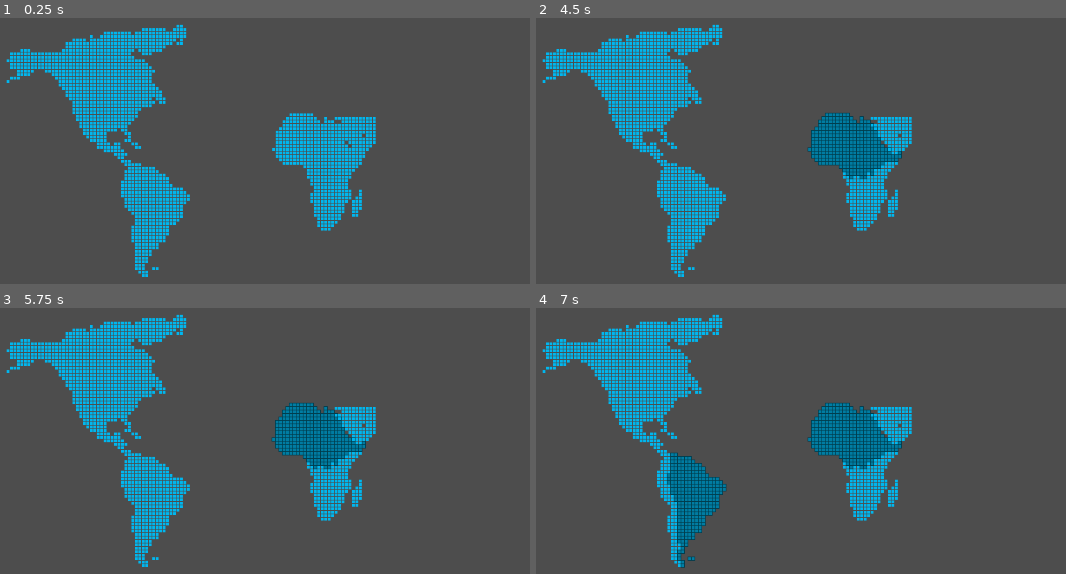
Above: before the commit, frames 1-4 (two rows, left to right).
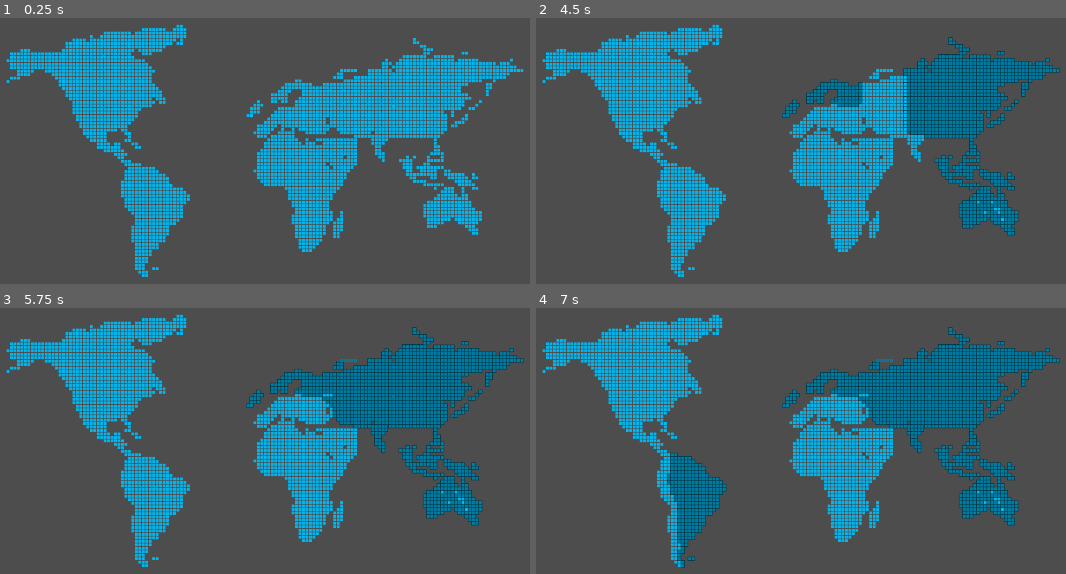
Above: after the commit, the same moments.

Repository: bula393/juegoMundialRTS
Game: Godot game, scene res://scenes/level.tscn
The game is run twice, just before and just after one commit, with the same random seed, the same clock (stepped at 60 frames per second) and the same inputs.
Inputs (mouse positions are in pixels of both pictures, inside the frame that each line leads up to):
- Up to frame 1 (0.25 s): no input
- Up to frame 2 (4.5 s): click (811, 121) at 0.52 s; click (848, 119) at 1.27 s; click (816, 92) at 2.02 s; click (986, 217) at 2.77 s; click (986, 169) at 3.52 s; click (981, 89) at 4.27 s
- Up to frame 3 (5.75 s): click (355, 406) at 5.02 s
- Up to frame 4 (7 s): click (695, 531) at 5.75 s; click (695, 480) at 6.5 s

The runs differ from the first frame. In frame 1, 15% of the frame differs, in the area x 46-99%, y 7-88%; in frame 2, 18%; in frame 3, 18%; in frame 4, 18%.

Commit message:
assets basicos paises terminados y agragados

Diff:
--- a/rts-mundial/scenes/level.tscn
+++ b/rts-mundial/scenes/level.tscn
@@ -2,11 +2,8 @@
 
 [ext_resource type="PackedScene" uid="uid://b0fnpw5ioofgn" path="res://scenes/pais.tscn" id="1_w7c3h"]
 [ext_resource type="Texture2D" uid="uid://tfo6h7vn8p6q" path="res://assets/america/chile/chile_default.png" id="2_klq6b"]
-[ext_resource type="Texture2D" uid="uid://d06lbj32tp2v2" path="res://assets/america/argentina/argentina_default.png" id="2_w8frs"]
 [ext_resource type="Texture2D" uid="uid://bke2k1i5s0xdr" path="res://assets/america/chile/chile_pressed.png" id="3_b121j"]
-[ext_resource type="Texture2D" uid="uid://nceudgbvoudj" path="res://assets/america/argentina/argentina_pressed.png" id="3_klq6b"]
 [ext_resource type="Texture2D" uid="uid://byia2wujgk448" path="res://assets/america/chile/chile_hover.png" id="4_8c41q"]
-[ext_resource type="Texture2D" uid="uid://bsont6mvepm5r" path="res://assets/america/argentina/argentina_hover.png" id="4_b121j"]
 [ext_resource type="Texture2D" uid="uid://dc5mlu1p4sdbg" path="res://assets/america/brasil/brasil_default.png" id="5_olg7q"]
 [ext_resource type="Texture2D" uid="uid://tgvjwuor15pj" path="res://assets/america/brasil/brasil_pressed.png" id="6_t1rx8"]
 [ext_resource type="Texture2D" uid="uid://5tw4oykd4q05" path="res://assets/america/brasil/brasil_hover.png" id="7_8iemx"]
@@ -19,17 +16,39 @@
 [ext_resource type="Texture2D" uid="uid://cf30vxu1vfwv1" path="res://assets/america/canada/canada_default.png" id="17_gunhw"]
 [ext_resource type="Texture2D" uid="uid://dnhjrkgn8unov" path="res://assets/america/canada/canada_pressed.png" id="18_8gofh"]
 [ext_resource type="Texture2D" uid="uid://dumet7fgtjgpu" path="res://assets/america/canada/canada_hover.png" id="19_h6wmr"]
+[ext_resource type="Texture2D" uid="uid://2pfluptdjxv" path="res://assets/europa/francia/francia_default.png" id="20_535f6"]
 [ext_resource type="Texture2D" uid="uid://b28ht6vgqgpm0" path="res://assets/africa/sudafrica/sudafrica_default.png" id="20_kih21"]
 [ext_resource type="Texture2D" uid="uid://bgdbri66hpu0s" path="res://assets/africa/etiopia/etiopia_default.png" id="20_pqd0y"]
 [ext_resource type="Texture2D" uid="uid://cfcjsywqfmej5" path="res://assets/africa/etiopia/etiopia_pressed.png" id="21_5k0ak"]
+[ext_resource type="Texture2D" uid="uid://vygky1sy2rwg" path="res://assets/europa/francia/francia_pressed.png" id="21_50fbu"]
 [ext_resource type="Texture2D" uid="uid://cb7530y4fdeam" path="res://assets/africa/sudafrica/sudafrica_pressed.png" id="21_w3o6u"]
+[ext_resource type="Texture2D" uid="uid://c18k58g7tkdrw" path="res://assets/europa/francia/francia_hover.png" id="22_0fmhk"]
 [ext_resource type="Texture2D" uid="uid://05jo6j8xcige" path="res://assets/africa/sudafrica/sudafrica_hover.png" id="22_2e2fo"]
 [ext_resource type="Texture2D" uid="uid://c8n523oglrjp" path="res://assets/africa/etiopia/etiopia_hover.png" id="22_wu01b"]
+[ext_resource type="Texture2D" uid="uid://r0bdofote2ku" path="res://assets/europa/alemania/alemania_default.png" id="23_iafhg"]
+[ext_resource type="Texture2D" uid="uid://q8rl17wnwjhx" path="res://assets/europa/alemania/alemania_Pressed.png" id="24_cr74b"]
+[ext_resource type="Texture2D" uid="uid://b8kl87haqa8h0" path="res://assets/europa/alemania/alemania_Hover.png" id="25_uhfbm"]
+[ext_resource type="Texture2D" uid="uid://d0cuuhfdwik5g" path="res://assets/oceania/Australia/australia_default.png" id="26_535f6"]
 [ext_resource type="Texture2D" uid="uid://dnxrlaa2udodc" path="res://assets/africa/egipto/egipto_default.png" id="26_gur6y"]
+[ext_resource type="Texture2D" uid="uid://dxt4gb1uwfkq4" path="res://assets/europa/inglaterra/inglaterra_default.png" id="26_lqb7q"]
+[ext_resource type="Texture2D" uid="uid://i6idwolanoq1" path="res://assets/oceania/Australia/australiaSelect.png" id="27_50fbu"]
+[ext_resource type="Texture2D" uid="uid://cippcikcqoc2o" path="res://assets/europa/inglaterra/inglaterra_pressed.png" id="27_ok3ci"]
 [ext_resource type="Texture2D" uid="uid://cdmtayuiy08hu" path="res://assets/africa/egipto/egipto_hover.png" id="27_v3why"]
+[ext_resource type="Texture2D" uid="uid://d0jdb2a6r6s3y" path="res://assets/oceania/Australia/australiaHover.png" id="28_0fmhk"]
 [ext_resource type="Texture2D" uid="uid://dtywowh82ssxh" path="res://assets/africa/sahara/sahara_default.png" id="28_asl66"]
+[ext_resource type="Texture2D" uid="uid://dbvpf3owc8ubp" path="res://assets/europa/inglaterra/inglaterra_hover.png" id="28_hv3ux"]
 [ext_resource type="Texture2D" uid="uid://rafragpclvpr" path="res://assets/africa/sahara/sahara_pressed.png" id="29_2jdvr"]
+[ext_resource type="Texture2D" uid="uid://df1iu8gu5mfdc" path="res://assets/oceania/SanMarino/sanmarino_default.png" id="29_j4eoh"]
+[ext_resource type="Texture2D" uid="uid://b783jue61cmna" path="res://assets/oceania/SanMarino/sanMarinoSelect.png" id="30_bhb1k"]
 [ext_resource type="Texture2D" uid="uid://b1agk6s4e0fha" path="res://assets/africa/sahara/sahara_hover.png" id="30_q4oe8"]
+[ext_resource type="Texture2D" uid="uid://crvtnllsqrxd7" path="res://assets/africa/egipto/egipto_pressed.png" id="30_w3o6u"]
+[ext_resource type="Texture2D" uid="uid://crbge2tjwxaa" path="res://assets/oceania/SanMarino/sanMarinoHover.png" id="31_tcyu4"]
+[ext_resource type="Texture2D" uid="uid://cupiyeen3moj3" path="res://assets/asia/Rusia/Rusia_default.png" id="32_vmndo"]
+[ext_resource type="Texture2D" uid="uid://dqswj0lylwrj6" path="res://assets/asia/Rusia/RusiaPressed.png" id="33_bo6tc"]
+[ext_resource type="Texture2D" uid="uid://de5l24doudy5y" path="res://assets/asia/Rusia/RusiaHover.png" id="34_7iqcu"]
+[ext_resource type="Texture2D" uid="uid://brqp0qbgdpny5" path="res://assets/asia/China/china_default.png" id="35_v4d4p"]
+[ext_resource type="Texture2D" uid="uid://qw2byh37llkd" path="res://assets/asia/China/ChinaPressed.png" id="36_30hdq"]
+[ext_resource type="Texture2D" uid="uid://bccs1r2r72s4m" path="res://assets/asia/China/ChinaHover.png" id="37_3fqns"]
 
 [node name="Level" type="Node2D" unique_id=201191576]
 
@@ -40,9 +59,6 @@
 offset_top = 492.0
 offset_right = 322.0
 offset_bottom = 596.0
-texture_normal = ExtResource("2_w8frs")
-texture_pressed = ExtResource("3_klq6b")
-texture_hover = ExtResource("4_b121j")
 
 [node name="Brasil" parent="Mapa" unique_id=2086044391 instance=ExtResource("1_w7c3h")]
 offset_left = 253.0
@@ -94,42 +110,112 @@
 texture_hover = ExtResource("19_h6wmr")
 pais = 5
 
+[node name="Francia" parent="Mapa" unique_id=371455445 instance=ExtResource("1_w7c3h")]
+offset_left = 411.0
+offset_top = 320.0
+offset_right = 511.0
+offset_bottom = 424.0
+texture_normal = ExtResource("20_535f6")
+texture_pressed = ExtResource("21_50fbu")
+texture_hover = ExtResource("22_0fmhk")
+pais = 11
+
+[node name="Alemania" parent="Mapa" unique_id=41253303 instance=ExtResource("1_w7c3h")]
+offset_left = 465.0
+offset_top = 318.0
+offset_right = 565.0
+offset_bottom = 422.0
+texture_normal = ExtResource("23_iafhg")
+texture_pressed = ExtResource("24_cr74b")
+texture_hover = ExtResource("25_uhfbm")
+pais = 10
+
+[node name="Inlaterra" parent="Mapa" unique_id=1989718460 instance=ExtResource("1_w7c3h")]
+offset_left = 391.0
+offset_top = 279.0
+offset_right = 541.0
+offset_bottom = 379.0
+texture_normal = ExtResource("26_lqb7q")
+texture_pressed = ExtResource("27_ok3ci")
+texture_hover = ExtResource("28_hv3ux")
+pais = 12
+
+[node name="Australia" parent="Mapa" unique_id=1942058401 instance=ExtResource("1_w7c3h")]
+offset_left = 666.0
+offset_top = 457.0
+offset_right = 766.0
+offset_bottom = 561.0
+texture_normal = ExtResource("26_535f6")
+texture_pressed = ExtResource("27_50fbu")
+texture_hover = ExtResource("28_0fmhk")
+pais = 13
+
+[node name="San Marino" parent="Mapa" unique_id=2146341586 instance=ExtResource("1_w7c3h")]
+offset_left = 637.0
+offset_top = 388.0
+offset_right = 787.0
+offset_bottom = 492.0
+texture_normal = ExtResource("29_j4eoh")
+texture_pressed = ExtResource("30_bhb1k")
+texture_hover = ExtResource("31_tcyu4")
+pais = 14
+
+[node name="Rusia" parent="Mapa" unique_id=1373926230 instance=ExtResource("1_w7c3h")]
+offset_left = 593.0
+offset_top = 250.0
+offset_right = 820.0
+offset_bottom = 399.0
+texture_normal = ExtResource("32_vmndo")
+texture_pressed = ExtResource("33_bo6tc")
+texture_hover = ExtResource("34_7iqcu")
+pais = 15
+
+[node name="China" parent="Mapa" unique_id=717377168 instance=ExtResource("1_w7c3h")]
+offset_left = 526.0
+offset_top = 293.0
+offset_right = 626.0
+offset_bottom = 433.0
+texture_normal = ExtResource("35_v4d4p")
+texture_pressed = ExtResource("36_30hdq")
+texture_hover = ExtResource("37_3fqns")
+pais = 16
+
 [node name="Sudafrica" parent="." unique_id=45996643 instance=ExtResource("1_w7c3h")]
-offset_left = 506.0
-offset_top = 430.0
-offset_right = 546.0
-offset_bottom = 470.0
+offset_left = 479.0
+offset_top = 461.0
+offset_right = 558.0
+offset_bottom = 560.0
 texture_normal = ExtResource("20_kih21")
 texture_pressed = ExtResource("21_w3o6u")
 texture_hover = ExtResource("22_2e2fo")
 pais = 9
 
 [node name="Sahara" parent="." unique_id=481087686 instance=ExtResource("1_w7c3h")]
-offset_left = 456.0
-offset_top = 360.0
-offset_right = 535.0
-offset_bottom = 434.0
+offset_left = 429.0
+offset_top = 391.0
+offset_right = 508.0
+offset_bottom = 465.0
 texture_normal = ExtResource("28_asl66")
 texture_pressed = ExtResource("29_2jdvr")
 texture_hover = ExtResource("30_q4oe8")
 pais = 8
 
 [node name="Etiopia" parent="." unique_id=2129370448 instance=ExtResource("1_w7c3h")]
-offset_left = 501.0
-offset_top = 365.0
-offset_right = 590.0
-offset_bottom = 454.0
+offset_left = 474.0
+offset_top = 396.0
+offset_right = 563.0
+offset_bottom = 485.0
 texture_normal = ExtResource("20_pqd0y")
 texture_pressed = ExtResource("21_5k0ak")
 texture_hover = ExtResource("22_wu01b")
 pais = 7
 
 [node name="Egipto" parent="." unique_id=1855174551 instance=ExtResource("1_w7c3h")]
-offset_left = 546.0
-offset_top = 365.0
-offset_right = 605.0
-offset_bottom = 419.0
+offset_left = 519.0
+offset_top = 396.0
+offset_right = 578.0
+offset_bottom = 450.0
 texture_normal = ExtResource("26_gur6y")
-texture_pressed = ExtResource("26_gur6y")
+texture_pressed = ExtResource("30_w3o6u")
 texture_hover = ExtResource("27_v3why")
 pais = 6
--- a/rts-mundial/scenes/pais.tscn
+++ b/rts-mundial/scenes/pais.tscn
@@ -1,10 +1,16 @@
 [gd_scene format=3 uid="uid://b0fnpw5ioofgn"]
 
+[ext_resource type="Texture2D" uid="uid://d06lbj32tp2v2" path="res://assets/america/argentina/argentina_default.png" id="1_ixvb2"]
+[ext_resource type="Texture2D" uid="uid://nceudgbvoudj" path="res://assets/america/argentina/argentina_pressed.png" id="2_6k0qy"]
+[ext_resource type="Texture2D" uid="uid://bsont6mvepm5r" path="res://assets/america/argentina/argentina_hover.png" id="3_mcvr5"]
 [ext_resource type="Script" uid="uid://fdgfj3ahleb1" path="res://scripts/pais.gd" id="4_ixvb2"]
 
 [node name="Pais" type="TextureButton" unique_id=1194154123]
 offset_right = 40.0
 offset_bottom = 40.0
 toggle_mode = true
+texture_normal = ExtResource("1_ixvb2")
+texture_pressed = ExtResource("2_6k0qy")
+texture_hover = ExtResource("3_mcvr5")
 stretch_mode = 3
 script = ExtResource("4_ixvb2")
--- a/rts-mundial/scripts/pais.gd
+++ b/rts-mundial/scripts/pais.gd
@@ -2,7 +2,7 @@
 extends TextureButton
 
 
-enum paises {ARGENTINA, BRASIL, CHILE, MEXICO, USA, CANADA, EGIPTO, ETIOPIA, SAHARA, SUDAFRICA}
+enum paises {ARGENTINA, BRASIL, CHILE, MEXICO, USA, CANADA, EGIPTO, ETIOPIA, SAHARA, SUDAFRICA,ALEMANIA,FRANCIA,INLATERRA,AUSTRALIA,SANMARINO,RUSIA,CHINA}
 @export var pais:paises:
 	set(value):
 		pais = value
@@ -58,3 +58,31 @@
 			texture_normal = preload("res://assets/africa/sudafrica/sudafrica_default.png")
 			texture_hover = preload("res://assets/africa/sudafrica/sudafrica_hover.png")
 			texture_pressed = preload("res://assets/africa/sudafrica/sudafrica_pressed.png")
+		paises.ALEMANIA:
+			texture_normal = preload("res://assets/europa/alemania/alemania_default.png")
+			texture_hover = preload("res://assets/europa/alemania/alemania_Hover.png")
+			texture_pressed = preload("res://assets/europa/alemania/alemania_Pressed.png")
+		paises.FRANCIA:
+					texture_normal = preload("res://assets/europa/francia/francia_default.png")
+					texture_hover = preload("res://assets/europa/francia/francia_hover.png")
+					texture_pressed = preload("res://assets/europa/francia/francia_pressed.png")
+		paises.INLATERRA:
+					texture_normal = preload("res://assets/europa/inglaterra/inglaterra_default.png")
+					texture_hover = preload("res://assets/europa/inglaterra/inglaterra_hover.png")
+					texture_pressed = preload("res://assets/europa/inglaterra/inglaterra_pressed.png")
+		paises.AUSTRALIA:
+			texture_normal = preload("res://assets/oceania/Australia/australia_default.png")
+			texture_hover = preload("res://assets/oceania/Australia/australiaHover.png")
+			texture_pressed = preload("res://assets/oceania/Australia/australiaSelect.png")
+		paises.SANMARINO:
+			texture_normal = preload("res://assets/oceania/SanMarino/sanmarino_default.png")
+			texture_hover = preload("res://assets/oceania/SanMarino/sanMarinoHover.png")
+			texture_pressed = preload("res://assets/oceania/SanMarino/sanMarinoSelect.png")
+		paises.RUSIA:
+					texture_normal = preload("res://assets/asia/Rusia/Rusia_default.png")
+					texture_hover = preload("res://assets/asia/Rusia/RusiaHover.png")
+					texture_pressed = preload("res://assets/asia/Rusia/RusiaPressed.png")
+		paises.CHINA:
+			texture_normal = preload("res://assets/asia/China/china_default.png")
+			texture_hover = preload("res://assets/asia/China/ChinaHover.png")
+			texture_pressed = preload("res://assets/asia/China/ChinaPressed.png")
Binary file added: rts-mundial/assets/asia/China/ChinaHover.png
Not shown, changed: rts-mundial/assets/asia/China/ChinaHover.png.import
Binary file added: rts-mundial/assets/asia/China/ChinaPressed.png
Not shown, added: rts-mundial/assets/asia/China/ChinaPressed.png.import
Renamed: rts-mundial/assets/asia/asia1_default.png -> rts-mundial/assets/asia/China/china_default.png
Not shown, added: rts-mundial/assets/asia/China/china_default.png.import
Binary file added: rts-mundial/assets/asia/Rusia/RusiaHover.png
Not shown, added: rts-mundial/assets/asia/Rusia/RusiaHover.png.import
Binary file added: rts-mundial/assets/asia/Rusia/RusiaPressed.png
Not shown, added: rts-mundial/assets/asia/Rusia/RusiaPressed.png.import
Renamed: rts-mundial/assets/asia/asia2_default.png -> rts-mundial/assets/asia/Rusia/Rusia_default.png
Not shown, changed: rts-mundial/assets/asia/Rusia/Rusia_default.png.import
